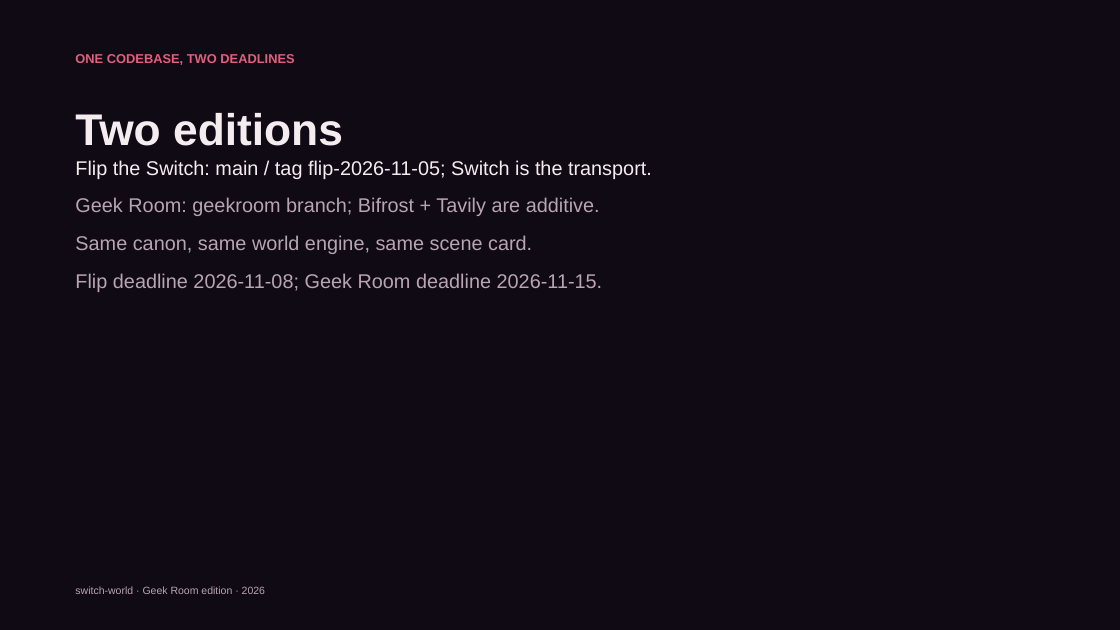
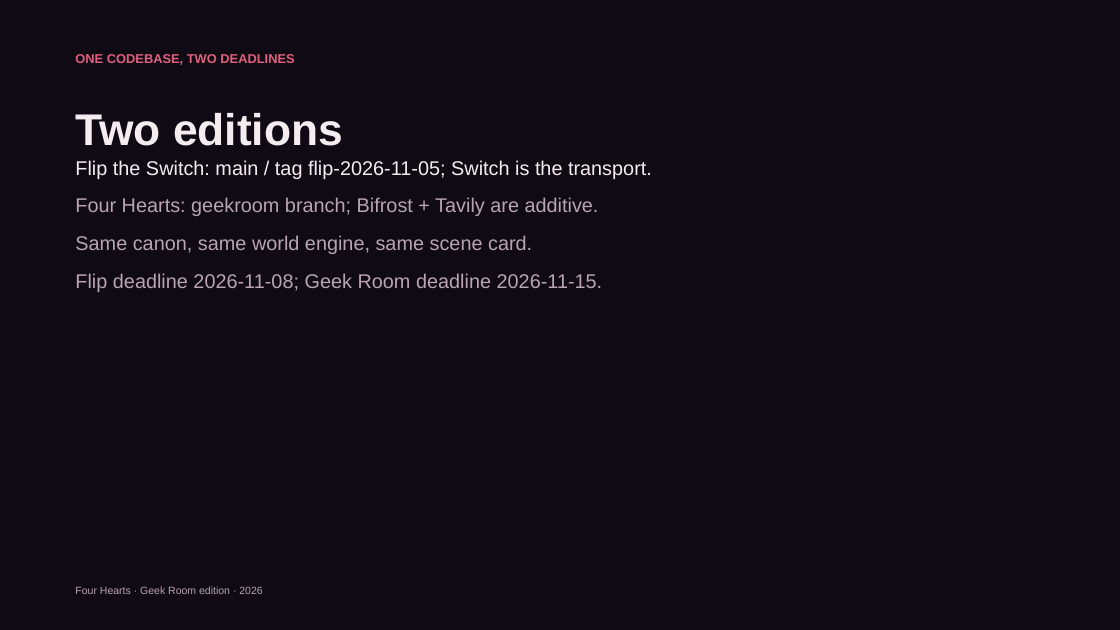
Before and after one commit to charlot3/switch-world, a slide deck: slide 8 of docs/switch-world-geekroom-pitch.pptx. Drawn at 1120x630 pixels with LibreOffice and Linux fonts; fonts in the diff are those of the drawing. Boxes give left, top, right and bottom in pixels: in the first picture for what was removed or moved away, otherwise in the second. Text is boxed around its words. In the diff, an @@ line names an element or a change of style, - is before the commit and + after.

```diff
--- a/docs/switch-world-geekroom-pitch.pptx
+++ b/docs/switch-world-geekroom-pitch.pptx
@@ text at [75,197,599,216]: text changed @@
-Geek Room: geekroom branch; Bifrost + Tavily are additive.
+Four Hearts: geekroom branch; Bifrost + Tavily are additive.
@@ text at [75,586,262,594]: text changed @@
-switch-world · Geek Room edition · 2026
+Four Hearts · Geek Room edition · 2026
```
Also in this commit, not shown: 9 other slides changed, 21 other files.
